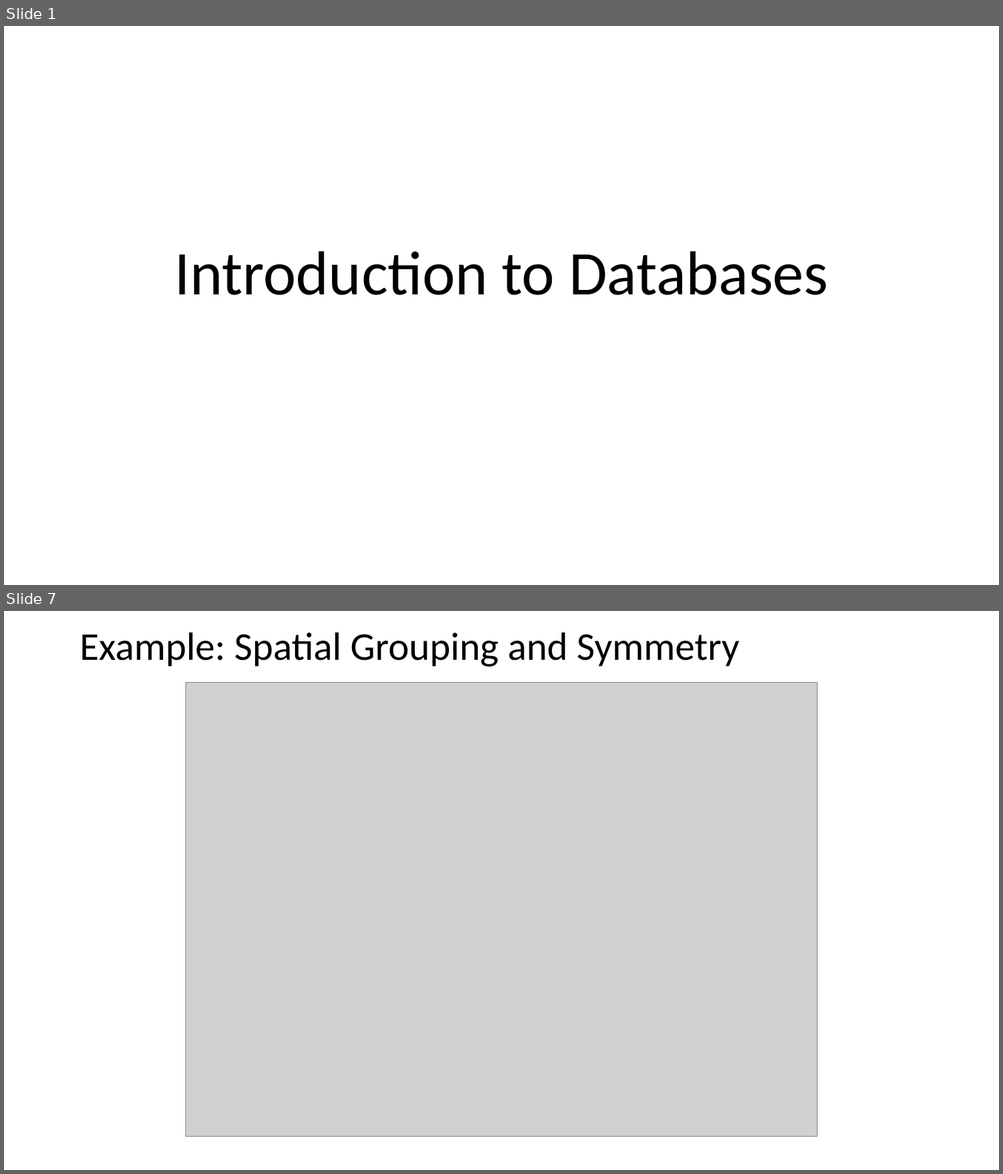
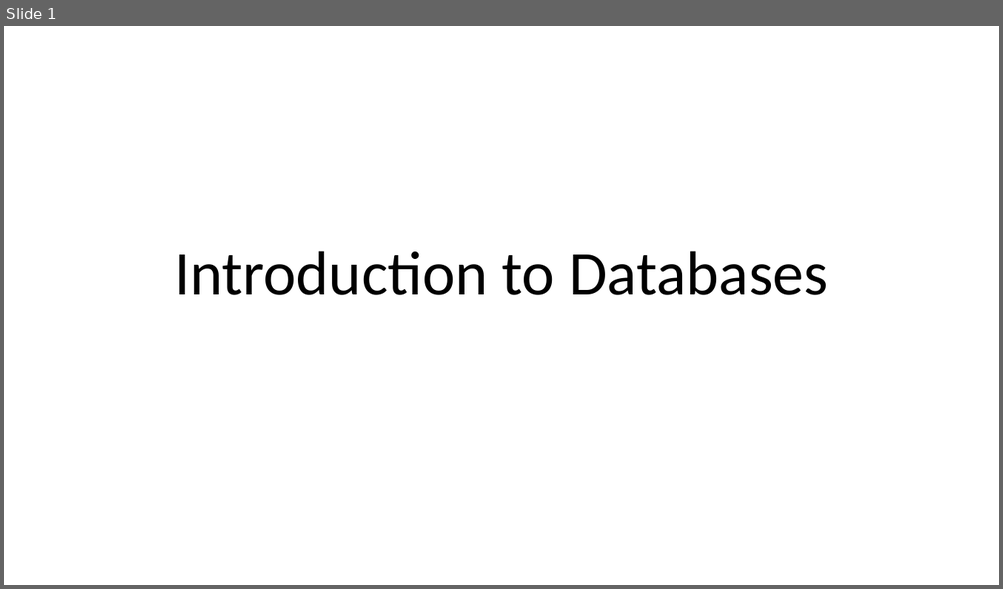
Before and after one commit to ipozdeev/it-skills-for-research, a slide deck: databases/databases_slides.pptx. Shown one above the other, each under a label of ours: slides 1 and 7 before the commit, slide 1 after it; the slides between them are not shown. The pictures are 1003x1174 and 1003x589 pixels, drawn with LibreOffice and Linux fonts; fonts in the diff are those of the drawing; grey boxes stand for pictures. Boxes give left, top, right and bottom in pixels: in the first picture for what was removed or moved away, otherwise in the second. Text is boxed around its words. In the diff, an @@ line names an element or a change of style, - is before the commit and + after.

```diff
--- a/databases/databases_slides.pptx
+++ b/databases/databases_slides.pptx
@@ slide 7 removed at (4,611,999,1170), background #FFFFFF @@
@@ title removed at (79,632,740,667) @@
-Example: Spatial Grouping and Symmetry
@@ picture removed at (186,683,817,1137) @@
```
Also in this commit, not shown: 4 slides added, 24 other slides removed, 2 other files.
